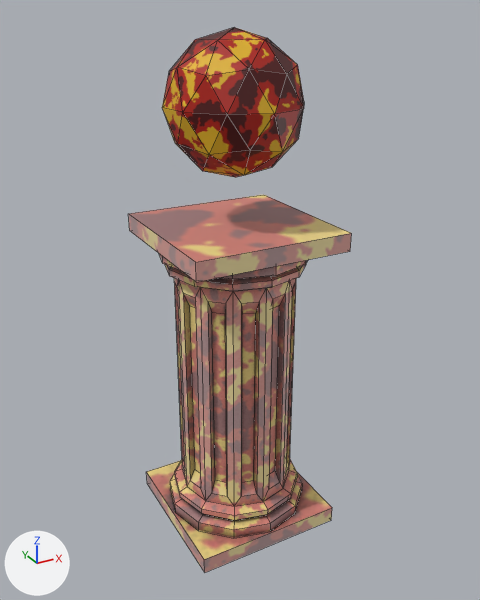
The FBX model KazgarsRevenge/KazgarsRevenge/KazgarsRevengeContent/Models/Levels/Props/fire_column.fbx: old version first, new version second.
Before and after are seen from a camera (50 mm lens) standing at (-0.0621, -0.115, 0.1119) and looking at (0.0007, -0.0008, 0.0548). Every picture has the same lights, and +X, +Y and +Z are marked at lower left. Mesh edges are drawn as thin lines. Where no turn or scale is listed for an object, it has been applied to the vertices.

The first picture shows 'fire_column'.
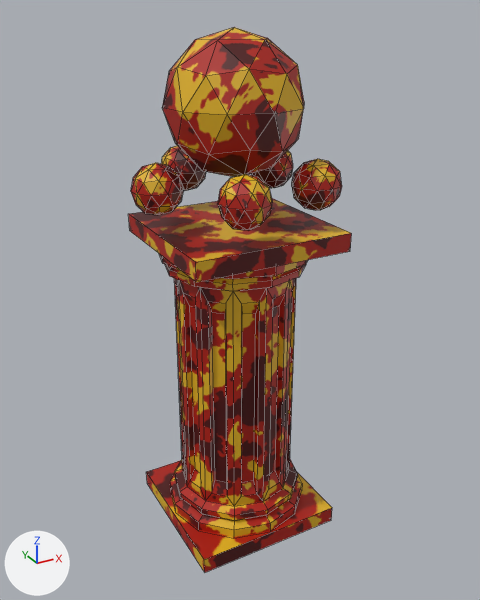
Edits to the scene script, one JSON object a line:
```json
{"block": "me_fire_column", "where": "# used by ob_fire_column; location = (0.0, 0.0, 0.0)"}
{"op": "remove", "block": "me_fire_column", "code": "me_fire_column.from_pydata(...)  # 298 vertices, 320 faces; spans x -0.0167..0.0167, y -0.0167..0.0167, z 0.0005..0.1087"}
{"op": "add", "block": "me_fire_column", "code": "me_fire_column.from_pydata(...)  # 508 vertices, 720 faces; spans x -0.021..0.0184, y -0.0201..0.0207, z 0.0005..0.1087"}
{"block": "me_fire_column", "change": "me_fire_column part 1: a new loose piece of 42 vertices spanning x -0.0108..-0.0013, y -0.0201..-0.01, z 0.0754..0.0855, in mat_lava__lava_png (picture img_lava_png)"}
{"block": "me_fire_column", "change": "me_fire_column part 2: a new loose piece of 42 vertices spanning x -0.021..-0.0113, y -0.0038..0.006, z 0.0754..0.0855, in mat_lava__lava_png (picture img_lava_png)"}
{"block": "me_fire_column", "change": "me_fire_column part 3: a new loose piece of 42 vertices spanning x -0.0087..0.0009, y 0.0106..0.0207, z 0.0754..0.0855, in mat_lava__lava_png (picture img_lava_png)"}
{"block": "me_fire_column", "change": "me_fire_column part 4: a new loose piece of 42 vertices spanning x 0.0089..0.0184, y 0.0036..0.0136, z 0.0754..0.0855, in mat_lava__lava_png (picture img_lava_png)"}
{"block": "me_fire_column", "change": "me_fire_column part 5: a new loose piece of 42 vertices spanning x 0.0076..0.0174, y -0.0152..-0.0054, z 0.0754..0.0855, in mat_lava__lava_png (picture img_lava_png)"}
{"block": "me_fire_column", "change": "me_fire_column part 6: 320 kept faces spanning x -0.0167..0.0167, y -0.0167..0.0167, z 0.0005..0.1087 get new texture (UV) coordinates"}
{"block": "me_fire_column", "change": "me_fire_column part 7: 240 faces spanning x -0.0167..0.0167, y -0.0167..0.0167, z 0.0005..0.0718 switch from mat_fire_column__fire_column_png (picture img_fire_column_png) to mat_lava__lava_png (picture img_lava_png)"}
```

Location of each change, [x1, y1, x2, y2] in pixels of the pictures (480 x 600 px):
```json
{"part": 1, "of": "me_fire_column", "change": "added", "after": [218, 174, 272, 230], "on screen": "red"}
{"part": 2, "of": "me_fire_column", "change": "added", "after": [131, 163, 184, 215]}
{"part": 3, "of": "me_fire_column", "change": "added", "after": [161, 146, 206, 191], "on screen": "brown"}
{"part": 4, "of": "me_fire_column", "change": "added", "after": [251, 151, 293, 188], "on screen": "red"}
{"part": 5, "of": "me_fire_column", "change": "added", "after": [292, 159, 342, 210], "on screen": "red"}
{"part": 6, "of": "me_fire_column", "change": "surface changed", "before": [162, 27, 304, 177], "after": [162, 27, 304, 177]}
{"part": 7, "of": "me_fire_column", "change": "recoloured", "before": [128, 198, 352, 572], "after": [128, 198, 352, 572], "on screen": "brown to red"}
```
